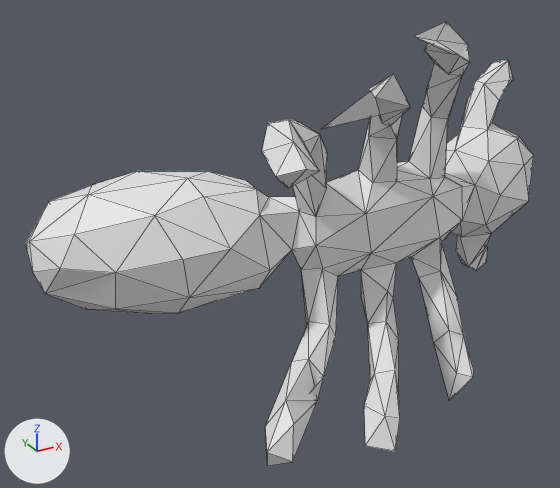
One commit to the OBJ model mesh_cnn/datasets/random_pertubations/T518.obj: the scene before it, then after it.
Rendered twice from a camera (50 mm lens) standing at (-1.136, -1.672, 0.817) and looking at (-0.187, 0.052, -0.045). The axes (+X, +Y, +Z) are drawn at lower left. The lights are the same throughout. Mesh edges are drawn as thin lines. Where no turn or scale is listed for an object, it has been applied to the vertices.

The scene before the commit, as lines of its bpy script (objects in view):
```python
me_t518 = bpy.data.meshes.new('T518')
me_t518.from_pydata(...)  # 252 vertices, 500 faces; spans x -0.83..0.8, y -0.43..0.35, z -0.47..0.57
ob_t518 = bpy.data.objects.new('T518', me_t518)
ob_t518.location = (0.0, 0.0, 0.0)
```
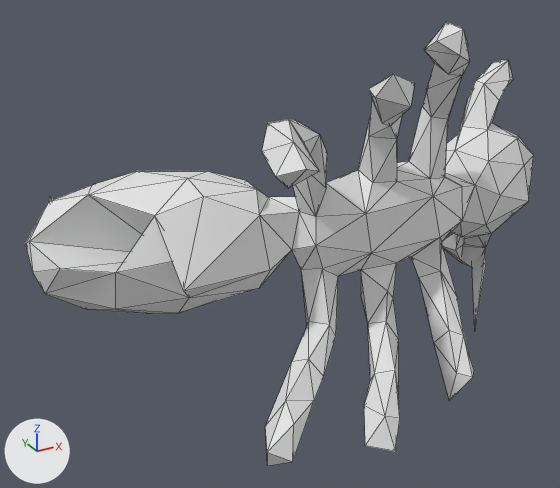
Pixel boxes (x1, y1, x2, y2) of what changed, in the pictures (560 x 488 px; the box of a moved part takes in the faces that stretch with it):
part 1 of me_t518, moved or reshaped: (29, 195, 270, 298) in both
part 2 of me_t518, moved or reshaped: before (322, 22, 470, 129); after (394, 22, 470, 107)
part 3 of me_t518, moved or reshaped: before (456, 234, 491, 270); after (442, 233, 491, 329)
part 4 of me_t518, moved or reshaped: before (286, 360, 324, 460); after (286, 360, 323, 460)

What the commit changed:
me_t518 has 252 vertices, 500 faces and spans x -0.83..0.8, y -0.43..0.35, z -0.47..0.57.
me_t518 is used by ob_t518; location (0.0, 0.0, 0.0).
Part 1, on me_t518:
Vertex 105 of me_t518 moves from (-0.4, -0.08, 0.04) at pixel (230, 248) to (-0.54, -0.12, -0.03) at pixel (183, 291).
Vertex 193 of me_t518 moves from (-0.74, 0.08, 0.08) at pixel (74, 234) to (-0.48, 0.11, -0.04).
Vertex 223 of me_t518 moves from (-0.32, 0.22, -0.06) to (-0.29, 0.24, 0.04).
Vertex 240 of me_t518 moves from (-0.49, 0.26, -0.16) to (-0.71, 0.43, 0.06) at pixel (49, 196).
Part 2, on me_t518:
Vertex 9 of me_t518 moves from (-0.18, -0.14, 0.32) at pixel (320, 129) to (-0.07, -0.33, 0.46) at pixel (414, 83).
Vertex 33 of me_t518 moves from (-0.09, -0.35, 0.56) at pixel (413, 36) to (0.11, -0.28, 0.55) at pixel (463, 29).
Part 3, on me_t518:
Vertex 190 of me_t518 moves from (0.55, 0.09, -0.3) at pixel (468, 267) to (0.61, 0.31, -0.31).
Vertex 210 of me_t518 moves from (0.71, 0.17, -0.3) at pixel (487, 247) to (0.44, -0.08, -0.43).
Part 4, on me_t518:
Vertex 29 of me_t518 moves from (-0.21, -0.19, -0.4) at pixel (317, 400) to (-0.26, -0.26, -0.34) at pixel (314, 399).
